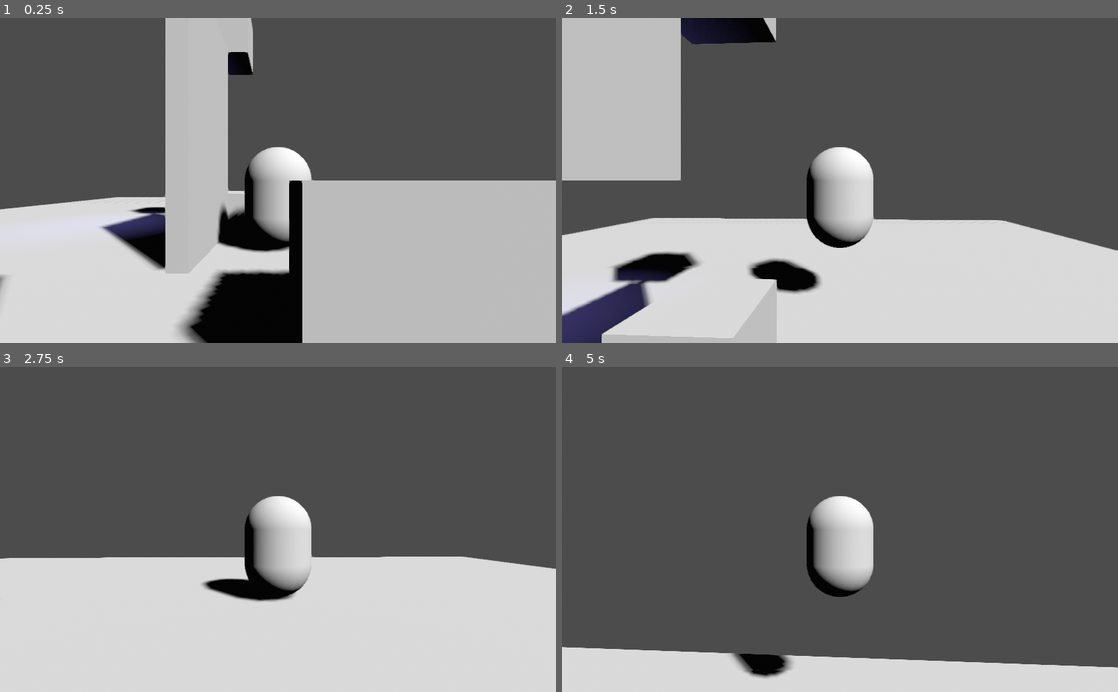
Above: before the commit, frames 1-4 (two rows, left to right).
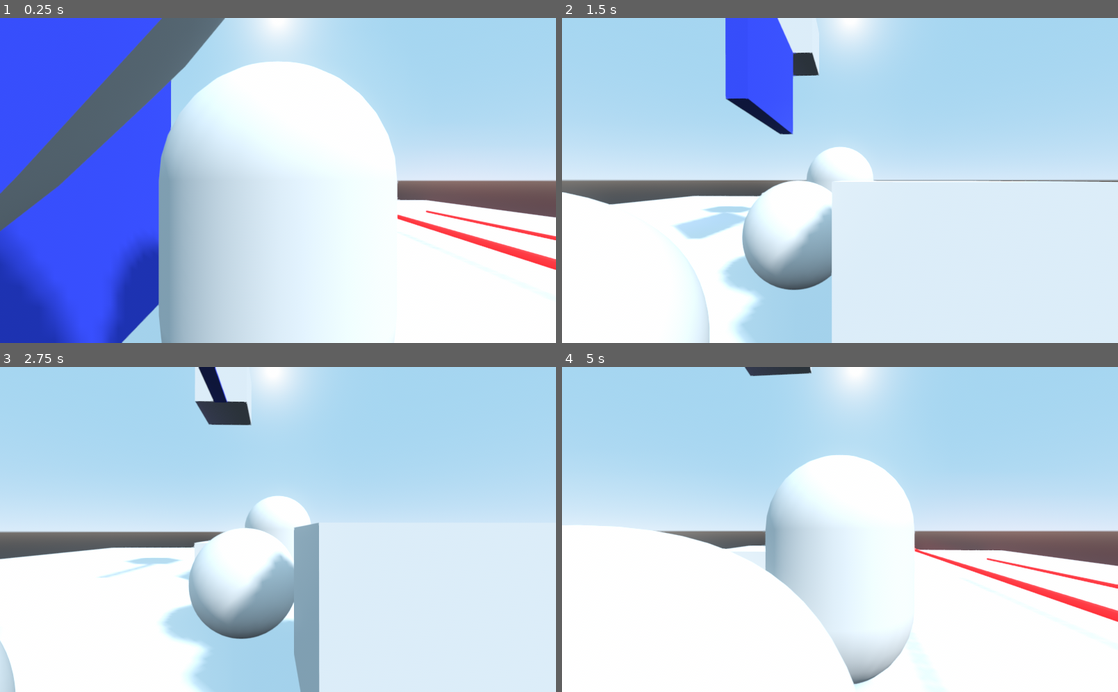
Above: after the commit, the same moments.

Repository: BryanWi/Cortina-sim
Game: Godot game, scene res://Main.tscn
The game is run twice, just before and just after one commit, with the same random seed, the same clock (stepped at 60 frames per second) and the same inputs.
Inputs (mouse positions are in pixels of both pictures, inside the frame that each line leads up to):
- Up to frame 1 (0.25 s): no input
- Up to frame 2 (1.5 s): move the mouse to (867, 180) at 0.52 s; hold W (foward, bound only before the commit) 0.53-1.28 s; hold Up (ui_up) from 0.53 s (still down); tap Space (jump, bound only before the commit) at 0.77 s; move the mouse to (812, 180) at 1.27 s; tap W (foward, bound only before the commit) at 1.35 s
- Up to frame 3 (2.75 s): keep holding Up (ui_up); tap Space (jump, bound only before the commit) at 1.52 s; move the mouse to (289, 523) at 2.02 s; hold W (foward, bound only before the commit) from 2.03 s (still down)
- Up to frame 4 (5 s): keep holding Up (ui_up); move the mouse to (834, 536) at 2.77 s; release W (foward, bound only before the commit) at 2.78 s; tap W (foward, bound only before the commit) at 2.85, 4.35 s; tap Space (jump, bound only before the commit) at 3.02, 3.77, 4.52 s; move the mouse to (878, 532) at 3.52 s; hold W (foward, bound only before the commit) 3.53-4.28 s; move the mouse to (795, 526) at 4.27 s

The runs differ from the first frame. In frame 1, 98% of the frame differs, in the area x 0-100%, y 0-100%; in frame 2, 98%; in frame 3, 98%; in frame 4, 99%.

Commit message:
Laser y mejor worldEnvironment

Diff:
--- a/Cortina/Cortina.gd
+++ b/Cortina/Cortina.gd
@@ -1,10 +1,12 @@
-extends Spatial
+extends StaticBody
 
 
 var down_vel= 3
 var up_vel = 4
 var bajar = false
 var pos = 7
+
+var state = 0
 
 onready var cortina = get_node("Cort")
 
@@ -16,10 +18,13 @@
 # Called every frame. 'delta' is the elapsed time since the previous frame.
 
 func _process(delta):
-	#cortina.scale= Vector3(1,0.5,1)
-	#for i in range(700):
-	#	trasladar((i/10)*delta)
-	#	pass
+
+	if state==-1:
+		mover(up_vel, delta)
+	elif state == 0:
+		pass #return
+	elif state ==1:
+		mover(down_vel,delta)
 	if Input.is_action_pressed("ui_down"):
 		mover(down_vel,delta)
 	elif Input.is_action_pressed("ui_up"):
@@ -32,6 +37,8 @@
 		bajar = true
 	if bajar==true:
 		mover(down_vel,delta)
+
+
 
 
 func mover(vel,delta):
@@ -52,6 +59,6 @@
 
 func trasladar(var size:float):
 	var y_scale = float(size/7)
-	cortina.scale = Vector3(1,y_scale,1)
-	cortina.translation = Vector3(0,7-size/2,0)
+	self.scale = Vector3(1,y_scale,1)
+	self.translation = Vector3(0,7-size,0)
 	pass
--- a/Cortina/Cortina.tscn
+++ b/Cortina/Cortina.tscn
@@ -1,14 +1,24 @@
-[gd_scene load_steps=3 format=2]
+[gd_scene load_steps=5 format=2]
 
 [ext_resource path="res://Cortina/Cortina.gd" type="Script" id=1]
 
 [sub_resource type="CubeMesh" id=1]
 size = Vector3( 0.5, 7, 4 )
 
-[node name="Cortina" type="Spatial"]
+[sub_resource type="SpatialMaterial" id=2]
+albedo_color = Color( 0.227451, 0.309804, 1, 1 )
+
+[sub_resource type="BoxShape" id=3]
+extents = Vector3( 0.25, 3.5, 2 )
+
+[node name="Cortina" type="StaticBody"]
 script = ExtResource( 1 )
 
 [node name="Cort" type="MeshInstance" parent="."]
 transform = Transform( 1, 0, 0, 0, 1, 0, 0, 0, 1, 0, 3.5, 0 )
 mesh = SubResource( 1 )
-material/0 = null
+material/0 = SubResource( 2 )
+
+[node name="CollisionShape" type="CollisionShape" parent="."]
+transform = Transform( 1, 0, 0, 0, 1, 0, 0, 0, 1, 0, 3.5, 0 )
+shape = SubResource( 3 )
--- a/Main.tscn
+++ b/Main.tscn
@@ -1,19 +1,26 @@
-[gd_scene load_steps=8 format=2]
+[gd_scene load_steps=11 format=2]
 
 [ext_resource path="res://Cortina/Cortina.tscn" type="PackedScene" id=1]
 [ext_resource path="res://character/Character.tscn" type="PackedScene" id=2]
 [ext_resource path="res://Objetos/box.tscn" type="PackedScene" id=3]
+[ext_resource path="res://Objetos/sphere.tscn" type="PackedScene" id=4]
+[ext_resource path="res://sensores/Laser.tscn" type="PackedScene" id=5]
 
 [sub_resource type="CubeMesh" id=1]
 
-[sub_resource type="BoxShape" id=4]
+[sub_resource type="BoxShape" id=2]
 extents = Vector3( 5, 5, 0.2 )
 
-[sub_resource type="QuadMesh" id=2]
+[sub_resource type="QuadMesh" id=3]
 size = Vector2( 10, 10 )
 
-[sub_resource type="Environment" id=3]
+[sub_resource type="ProceduralSky" id=5]
+
+[sub_resource type="Environment" id=4]
+background_mode = 2
+background_sky = SubResource( 5 )
 ssao_quality = 2
+glow_enabled = true
 
 [node name="Main" type="Spatial"]
 
@@ -34,15 +41,15 @@
 
 [node name="CollisionShape" type="CollisionShape" parent="Floor"]
 transform = Transform( 1, 0, 0, 0, 1, 0, 0, 0, 1, 0, 0, -0.2 )
-shape = SubResource( 4 )
+shape = SubResource( 2 )
 
 [node name="Floor" type="MeshInstance" parent="Floor"]
-mesh = SubResource( 2 )
+mesh = SubResource( 3 )
 skeleton = NodePath("../..")
 material/0 = null
 
 [node name="WorldEnvironment" type="WorldEnvironment" parent="."]
-environment = SubResource( 3 )
+environment = SubResource( 4 )
 
 [node name="DirectionalLight" type="DirectionalLight" parent="."]
 transform = Transform( 0.695524, -0.500231, 0.515766, 0, 0.717835, 0.696214, -0.718503, -0.484233, 0.499271, 0, 0, 0 )
@@ -65,3 +72,15 @@
 
 [node name="StaticBody4" parent="." instance=ExtResource( 3 )]
 transform = Transform( 1, 0, 0, 0, 1, 0, 0, 0, 1, -3.57887, 7.02806, 7.35189 )
+
+[node name="sphere" parent="." instance=ExtResource( 4 )]
+transform = Transform( 1, 0, 0, 0, 1, 0, 0, 0, 1, 1.48507, 2.89834, 5.68066 )
+
+[node name="sphere2" parent="." instance=ExtResource( 4 )]
+transform = Transform( 1, 0, 0, 0, 1, 0, 0, 0, 1, 1.48507, 2.89834, 2.54644 )
+
+[node name="Laser2" parent="." instance=ExtResource( 5 )]
+transform = Transform( 1, 0, 0, 0, -1.62921e-07, 1, 0, -1, -1.62921e-07, 7.5173, 0.887477, 3.81987 )
+
+[node name="Laser" parent="." instance=ExtResource( 5 )]
+transform = Transform( 1, 0, 0, 0, -1.62921e-07, 1, 0, -1, -1.62921e-07, 4.37132, 1.33443, 3.33342 )
--- /dev/null
+++ b/Objetos/sphere.tscn
@@ -0,0 +1,14 @@
+[gd_scene load_steps=3 format=2]
+
+[sub_resource type="SphereShape" id=1]
+
+[sub_resource type="SphereMesh" id=2]
+
+[node name="sphere" type="RigidBody"]
+
+[node name="CollisionShape" type="CollisionShape" parent="."]
+shape = SubResource( 1 )
+
+[node name="MeshInstance" type="MeshInstance" parent="."]
+mesh = SubResource( 2 )
+material/0 = null
--- a/project.godot
+++ b/project.godot
@@ -7,6 +7,11 @@
 ;   param=value ; assign values to parameters
 
 config_version=4
+
+_global_script_classes=[  ]
+_global_script_class_icons={
+
+}
 
 [application]
 
@@ -18,51 +23,56 @@
 
 ui_left={
 "deadzone": 0.5,
-"events": [ Object(InputEventKey,"resource_local_to_scene":false,"resource_name":"","device":0,"alt":false,"shift":false,"control":false,"meta":false,"command":false,"pressed":false,"scancode":16777231,"physical_scancode":0,"unicode":0,"echo":false,"script":null)
+"events": [ Object(InputEventKey,"resource_local_to_scene":false,"resource_name":"","device":0,"alt":false,"shift":false,"control":false,"meta":false,"command":false,"pressed":false,"scancode":16777231,"unicode":0,"echo":false,"script":null)
 , Object(InputEventJoypadButton,"resource_local_to_scene":false,"resource_name":"","device":0,"button_index":14,"pressure":0.0,"pressed":false,"script":null)
  ]
 }
 ui_right={
 "deadzone": 0.5,
-"events": [ Object(InputEventKey,"resource_local_to_scene":false,"resource_name":"","device":0,"alt":false,"shift":false,"control":false,"meta":false,"command":false,"pressed":false,"scancode":16777233,"physical_scancode":0,"unicode":0,"echo":false,"script":null)
+"events": [ Object(InputEventKey,"resource_local_to_scene":false,"resource_name":"","device":0,"alt":false,"shift":false,"control":false,"meta":false,"command":false,"pressed":false,"scancode":16777233,"unicode":0,"echo":false,"script":null)
 , Object(InputEventJoypadButton,"resource_local_to_scene":false,"resource_name":"","device":0,"button_index":15,"pressure":0.0,"pressed":false,"script":null)
  ]
 }
 ui_up={
 "deadzone": 0.5,
-"events": [ Object(InputEventKey,"resource_local_to_scene":false,"resource_name":"","device":0,"alt":false,"shift":false,"control":false,"meta":false,"command":false,"pressed":false,"scancode":16777232,"physical_scancode":0,"unicode":0,"echo":false,"script":null)
+"events": [ Object(InputEventKey,"resource_local_to_scene":false,"resource_name":"","device":0,"alt":false,"shift":false,"control":false,"meta":false,"command":false,"pressed":false,"scancode":16777232,"unicode":0,"echo":false,"script":null)
 , Object(InputEventJoypadButton,"resource_local_to_scene":false,"resource_name":"","device":0,"button_index":12,"pressure":0.0,"pressed":false,"script":null)
  ]
 }
 ui_down={
 "deadzone": 0.5,
-"events": [ Object(InputEventKey,"resource_local_to_scene":false,"resource_name":"","device":0,"alt":false,"shift":false,"control":false,"meta":false,"command":false,"pressed":false,"scancode":16777234,"physical_scancode":0,"unicode":0,"echo":false,"script":null)
+"events": [ Object(InputEventKey,"resource_local_to_scene":false,"resource_name":"","device":0,"alt":false,"shift":false,"control":false,"meta":false,"command":false,"pressed":false,"scancode":16777234,"unicode":0,"echo":false,"script":null)
 , Object(InputEventJoypadButton,"resource_local_to_scene":false,"resource_name":"","device":0,"button_index":13,"pressure":0.0,"pressed":false,"script":null)
  ]
 }
 jump={
 "deadzone": 0.5,
-"events": [ Object(InputEventKey,"resource_local_to_scene":false,"resource_name":"","device":0,"alt":false,"shift":false,"control":false,"meta":false,"command":false,"pressed":false,"scancode":0,"physical_scancode":32,"unicode":0,"echo":false,"script":null)
+"events": [ Object(InputEventKey,"resource_local_to_scene":false,"resource_name":"","device":0,"alt":false,"shift":false,"control":false,"meta":false,"command":false,"pressed":false,"scancode":0,"unicode":0,"echo":false,"script":null)
+, Object(InputEventKey,"resource_local_to_scene":false,"resource_name":"","device":0,"alt":false,"shift":false,"control":false,"meta":false,"command":false,"pressed":false,"scancode":32,"unicode":0,"echo":false,"script":null)
  ]
 }
 foward={
 "deadzone": 0.5,
-"events": [ Object(InputEventKey,"resource_local_to_scene":false,"resource_name":"","device":0,"alt":false,"shift":false,"control":false,"meta":false,"command":false,"pressed":false,"scancode":0,"physical_scancode":87,"unicode":0,"echo":false,"script":null)
+"events": [ Object(InputEventKey,"resource_local_to_scene":false,"resource_name":"","device":0,"alt":false,"shift":false,"control":false,"meta":false,"command":false,"pressed":false,"scancode":0,"unicode":0,"echo":false,"script":null)
+, Object(InputEventKey,"resource_local_to_scene":false,"resource_name":"","device":0,"alt":false,"shift":false,"control":false,"meta":false,"command":false,"pressed":false,"scancode":87,"unicode":0,"echo":false,"script":null)
  ]
 }
 back={
 "deadzone": 0.5,
-"events": [ Object(InputEventKey,"resource_local_to_scene":false,"resource_name":"","device":0,"alt":false,"shift":false,"control":false,"meta":false,"command":false,"pressed":false,"scancode":0,"physical_scancode":83,"unicode":0,"echo":false,"script":null)
+"events": [ Object(InputEventKey,"resource_local_to_scene":false,"resource_name":"","device":0,"alt":false,"shift":false,"control":false,"meta":false,"command":false,"pressed":false,"scancode":0,"unicode":0,"echo":false,"script":null)
+, Object(InputEventKey,"resource_local_to_scene":false,"resource_name":"","device":0,"alt":false,"shift":false,"control":false,"meta":false,"command":false,"pressed":false,"scancode":83,"unicode":0,"echo":false,"script":null)
  ]
 }
 right={
 "deadzone": 0.5,
-"events": [ Object(InputEventKey,"resource_local_to_scene":false,"resource_name":"","device":0,"alt":false,"shift":false,"control":false,"meta":false,"command":false,"pressed":false,"scancode":0,"physical_scancode":68,"unicode":0,"echo":false,"script":null)
+"events": [ Object(InputEventKey,"resource_local_to_scene":false,"resource_name":"","device":0,"alt":false,"shift":false,"control":false,"meta":false,"command":false,"pressed":false,"scancode":0,"unicode":0,"echo":false,"script":null)
+, Object(InputEventKey,"resource_local_to_scene":false,"resource_name":"","device":0,"alt":false,"shift":false,"control":false,"meta":false,"command":false,"pressed":false,"scancode":68,"unicode":0,"echo":false,"script":null)
  ]
 }
 left={
 "deadzone": 0.5,
-"events": [ Object(InputEventKey,"resource_local_to_scene":false,"resource_name":"","device":0,"alt":false,"shift":false,"control":false,"meta":false,"command":false,"pressed":false,"scancode":0,"physical_scancode":65,"unicode":0,"echo":false,"script":null)
+"events": [ Object(InputEventKey,"resource_local_to_scene":false,"resource_name":"","device":0,"alt":false,"shift":false,"control":false,"meta":false,"command":false,"pressed":false,"scancode":0,"unicode":0,"echo":false,"script":null)
+, Object(InputEventKey,"resource_local_to_scene":false,"resource_name":"","device":0,"alt":false,"shift":false,"control":false,"meta":false,"command":false,"pressed":false,"scancode":65,"unicode":0,"echo":false,"script":null)
  ]
 }
 
@@ -72,6 +82,7 @@
 
 [rendering]
 
+quality/filters/msaa=4
+environment/default_environment="res://default_env.tres"
 quality/filters/use_fxaa=true
 quality/filters/use_debanding=true
-environment/default_environment="res://default_env.tres"
--- /dev/null
+++ b/sensores/Laser.gd
@@ -0,0 +1,27 @@
+ extends Spatial
+
+onready var raycast = $RayCast
+onready var laser_mask = $CSGCombiner/CSGBox
+onready var cylinder = $CSGCombiner/CSGCylinder
+
+#export var lenght = 10
+
+# Called when the node enters the scene tree for the first time.
+func _ready():
+	pass
+	#cylinder.height = lenght
+	#cylinder.translation = Vector3(0,lenght/2+0.5,0)
+	#laser_mask.translation = Vector3(0,lenght,0)
+	#raycast.cast_to = Vector3(0,lenght,0)
+
+
+
+func _process(delta):
+
+	var object = raycast.get_collider()
+	var hitpoint = raycast.get_collision_point()
+
+	if object != null:
+		laser_mask.height = hitpoint.distance_to(laser_mask.global_transform.origin) *2
+	else:
+		laser_mask.height = 0.01
--- /dev/null
+++ b/sensores/Laser.tscn
@@ -0,0 +1,34 @@
+[gd_scene load_steps=3 format=2]
+
+[ext_resource path="res://sensores/Laser.gd" type="Script" id=1]
+
+[sub_resource type="SpatialMaterial" id=1]
+albedo_color = Color( 0.858824, 0.113725, 0.113725, 0.14902 )
+emission_enabled = true
+emission = Color( 1, 0, 0, 1 )
+emission_energy = 7.65
+emission_operator = 0
+emission_on_uv2 = false
+
+[node name="Laser" type="Spatial"]
+script = ExtResource( 1 )
+
+[node name="CSGCombiner" type="CSGCombiner" parent="."]
+
+[node name="CSGCylinder" type="CSGCylinder" parent="CSGCombiner"]
+transform = Transform( 1, 0, 0, 0, 1, 0, 0, 0, 1, 0, 5, 0 )
+radius = 0.045
+height = 10.0
+material = SubResource( 1 )
+
+[node name="CSGBox" type="CSGBox" parent="CSGCombiner"]
+transform = Transform( 1, 0, 0, 0, 1, 0, 0, 0, 1, 0, 10, 0 )
+operation = 2
+width = 0.2
+height = 0.300111
+depth = 0.2
+
+[node name="RayCast" type="RayCast" parent="."]
+enabled = true
+cast_to = Vector3( 0, 10, 0 )
+collision_mask = 3
